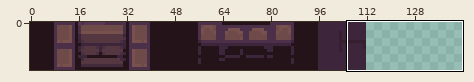
Two versions of one sprite sheet, public/assets/sprites/default/background.png. The first picture is a wide view before the edit; the outline marks the close-up.
Close-up. First the earlier version:
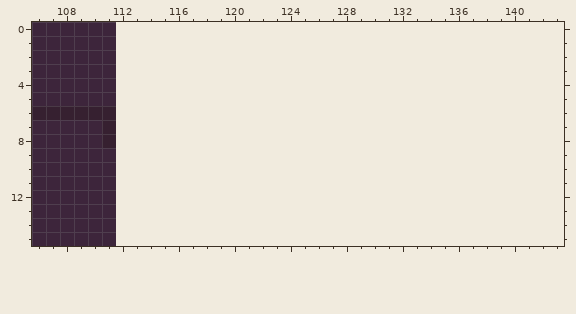
The file is 112x16 pixels. Colours within 5 levels of each other are drawn and written as one. Shown: x 106..143, y 0..15. The old version is drawn lined up with the new one, on the new canvas.
After the commit:
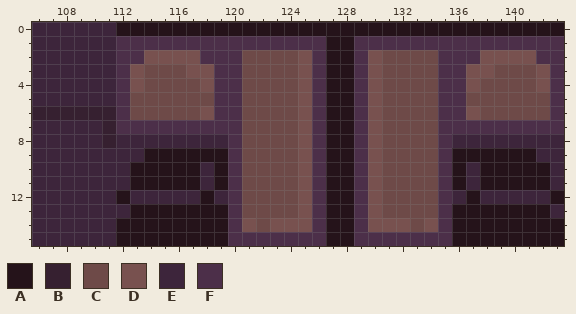
Palette (. is transparent): A #25131a  B #362030  C #6e4a48  D #78514f  E #3d253b  F #4c2f49
What changed:
canvas 112x16 -> 144x16
y 0: x 112..143 ................................ -> AAAAAAAAAAAAAAAAAAAAAAAAAAAAAAAA
y 1: x 112..143 ................................ -> FFFFFFFFFFFFFFFAAFFFFFFFFFFFFFFF
y 2: x 112..143 ................................ -> FFDDDDFFFCCCCDFAAFDCCCCFFFDDDDFF
y 3: x 112..143 ................................ -> FDCCCDDFFCCCCDFAAFDCCCCFFDDCCCDF
y 4: x 112..143 ................................ -> FDCCCCDFFCCCCDFAAFDCCCCFFDCCCCDF
y 5: x 112..143 ................................ -> FCCCCCCFFCCCCDFAAFDCCCCFFCCCCCCF
y 6: x 112..143 ................................ -> FCCCCCDFFCCCCDFAAFDCCCCFFDCCCCCF
y 7: x 112..143 ................................ -> FFFFFFFFFCCCCDFAAFDCCCCFFFFFFFFF
y 8: x 112..143 ................................ -> EEEEEEEEFCCCCDFAAFDCCCCFEEEEEEEE
y 9: x 112..143 ................................ -> EEAAAAAAFCCCCDFAAFDCCCCFAAAAAAEE
y 10..11: x 112..143 ................................ -> EAAAAAEAFCCCCDFAAFDCCCCFAEAAAAAE
y 12: x 112..143 ................................ -> AEEEEEAEFCCCCDFAAFDCCCCFEAEEEEEA
y 13: x 112..143 ................................ -> EAAAAAAAFCCCCDFAAFDCCCCFAAAAAAAE
y 14: x 112..143 ................................ -> AAAAAAAAFDCDDDFAAFDDDCDFAAAAAAAA
y 15: x 112..143 ................................ -> AAAAAAAAFFFFFFFAAFFFFFFFAAAAAAAA
